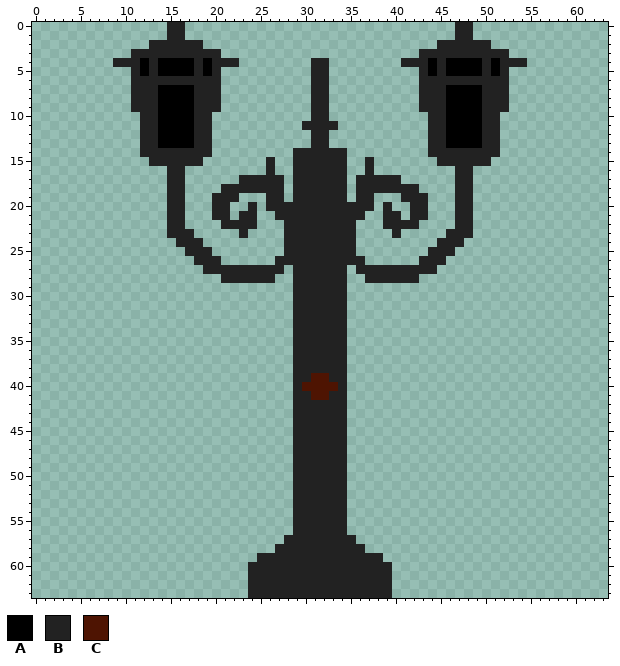
File history of a pixel-art sprite, Assets/Sprites/Beacon/beacon_off.png. Above: the version before the commit.
The file is 64x64 pixels.
Palette (. is transparent): A #000000  B #222222  C #4e1402
The same view after the edit:
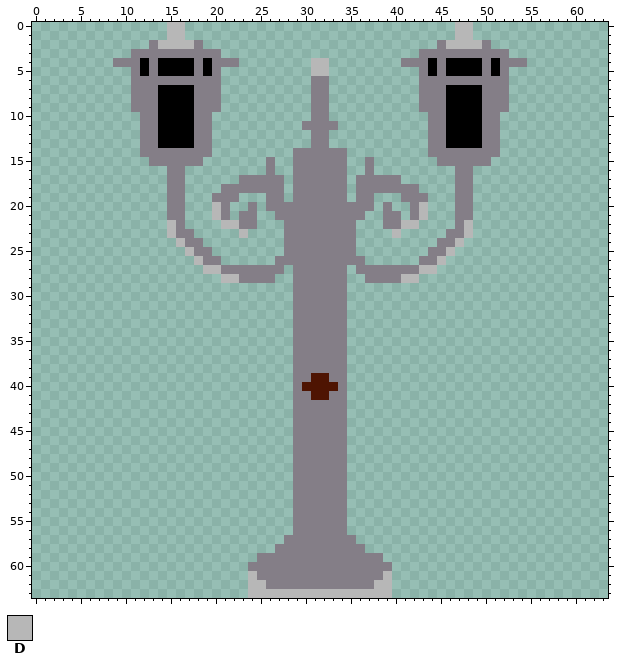
Colours new in this view: D #b7b7b7
Edits made:
@@ palette @@
-B #222222
+B #847e87
@@ x 12..51 @@
- 0 ...BB..............................BB...
- 1 ...BB..............................BB...
- 2 .BBBBBB..........................BBBBBB.
+ 0 ...DD..............................DD...
+ 1 ...DD..............................DD...
+ 2 .BDDDDB..........................BDDDDB.
  3 BBBBBBBBB......................BBBBBBBBB
- 4 ABAAAABABBB........BB........BBBABAAAABA
- 5 ABAAAABAB..........BB..........BABAAAABA
+ 4 ABAAAABABBB........DD........BBBABAAAABA
+ 5 ABAAAABAB..........DD..........BABAAAABA
  6 BBBBBBBBB..........BB..........BBBBBBBBB
@@ x 13..50 @@
 19 ..BB...BBB...BB.BBBBBB.BB...BBB...BB..
-20 ..BB...BB..B.BBBBBBBBBBBB.B..BB...BB..
-21 ..BB...BB.BB..BBBBBBBBBB..BB.BB...BB..
-22 ..BB....BBBB...BBBBBBBB...BBBB....BB..
-23 ..BBB.....B....BBBBBBBB....B.....BBB..
-24 ...BBB.........BBBBBBBB.........BBB...
-25 ....BBB........BBBBBBBB........BBB....
-26 .....BBB......BBBBBBBBBB......BBB.....
-27 ......BBBBBBBBB.BBBBBB.BBBBBBBBB......
-28 ........BBBBBB..BBBBBB..BBBBBB........
+20 ..BB...DB..B.BBBBBBBBBBBB.B..BD...BB..
+21 ..BB...DB.BB..BBBBBBBBBB..BB.BD...BB..
+22 ..DB....DDBB...BBBBBBBB...BBDD....BD..
+23 ..DBB.....D....BBBBBBBB....D.....BBD..
+24 ...DBB.........BBBBBBBB.........BBD...
+25 ....DBB........BBBBBBBB........BBD....
+26 .....DBB......BBBBBBBBBB......BBD.....
+27 ......DDBBBBBBB.BBBBBB.BBBBBBBDD......
+28 ........DDBBBB..BBBBBB..BBBBDD........
 29 ................BBBBBB................
@@ x 22..41 @@
 60 ..BBBBBBBBBBBBBBBB..
-61 ..BBBBBBBBBBBBBBBB..
-62 ..BBBBBBBBBBBBBBBB..
-63 ..BBBBBBBBBBBBBBBB..
+61 ..DBBBBBBBBBBBBBBD..
+62 ..DDBBBBBBBBBBBBDD..
+63 ..DDDDDDDDDDDDDDDD..
Where, in picture pixels (left, top, right, bottom), the same in both pictures:
changed: (113, 22, 527, 598)
